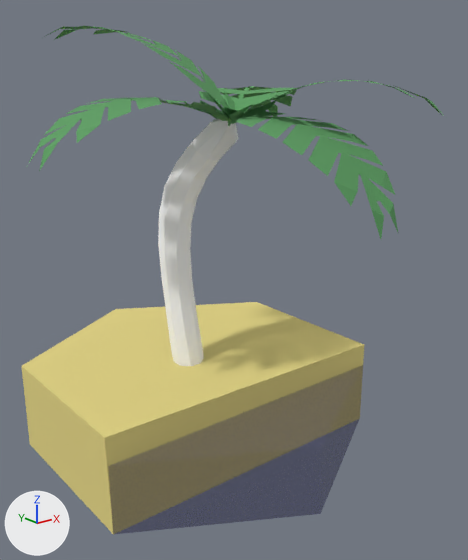
An edit to the glTF model assets/models/glTF/HexCell_Beach_Connect_4.glb, drawn before and after from the same camera.
Both versions are drawn from a 50 mm camera at (-2.02, -2.84, 1.79) aimed at (0.1, -0.2, 0.73). The axes (+X, +Y, +Z) are drawn at lower left. The lights are the same throughout.

The older version as bpy lines, for what is in view:
```python
mat_palmtrunk = principled_material('palmtrunk')
mat_palmtrunk.base_color = (1.0, 1.0, 1.0)  # white #ffffff
mat_palmtrunk.roughness = 1.0
me_circle_028 = bpy.data.meshes.new('Circle.028')
me_circle_028.from_pydata(...)  # 460 vertices, 560 faces; spans x -0.93..0.94, y -1.12..1.0, z -0.25..2.03
# faces by material slot: [6, 16, 208, 330]
me_circle_028.materials.append(mat_water)  # dark blue #2d285f
me_circle_028.materials.append(mat_sand)  # yellow #e7d886
me_circle_028.materials.append(mat_palmtrunk)  # white #ffffff
me_circle_028.materials.append(mat_leaves)  # green #5c9e62
ob_hexcell_beach_connect_4 = bpy.data.objects.new('HexCell_Beach_Connect_4', me_circle_028)
ob_hexcell_beach_connect_4.location = (0.0, 0.0, 0.0)
```
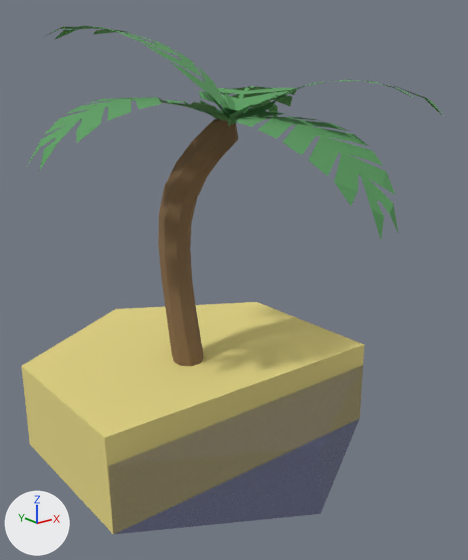
The change in detail:
Material 'palmtrunk' (mat_palmtrunk) changes colour from white #ffffff to brown #826748; in linear values from (1.0, 1.0, 1.0) to (0.223, 0.136, 0.0648).

Pixel boxes (x1, y1, x2, y2) of what changed, in the pictures (468 x 560 px):
'HexCell_Beach_Connect_4', recoloured (white to brown): (158, 116, 239, 371) in both
